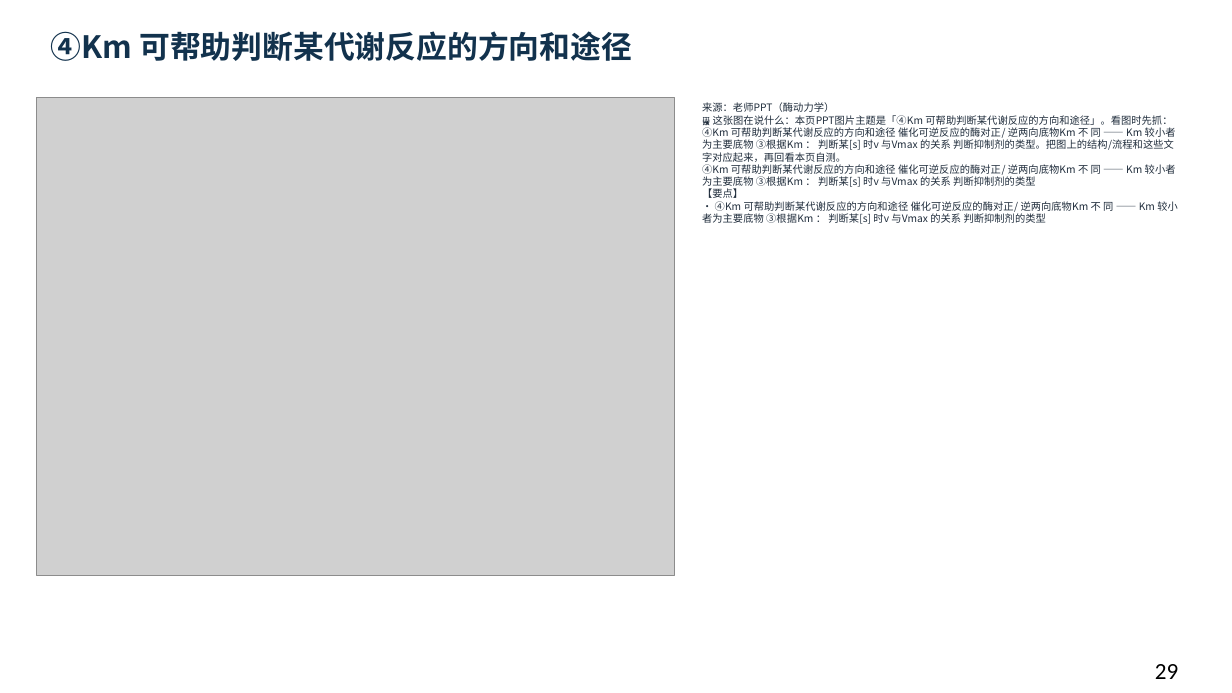
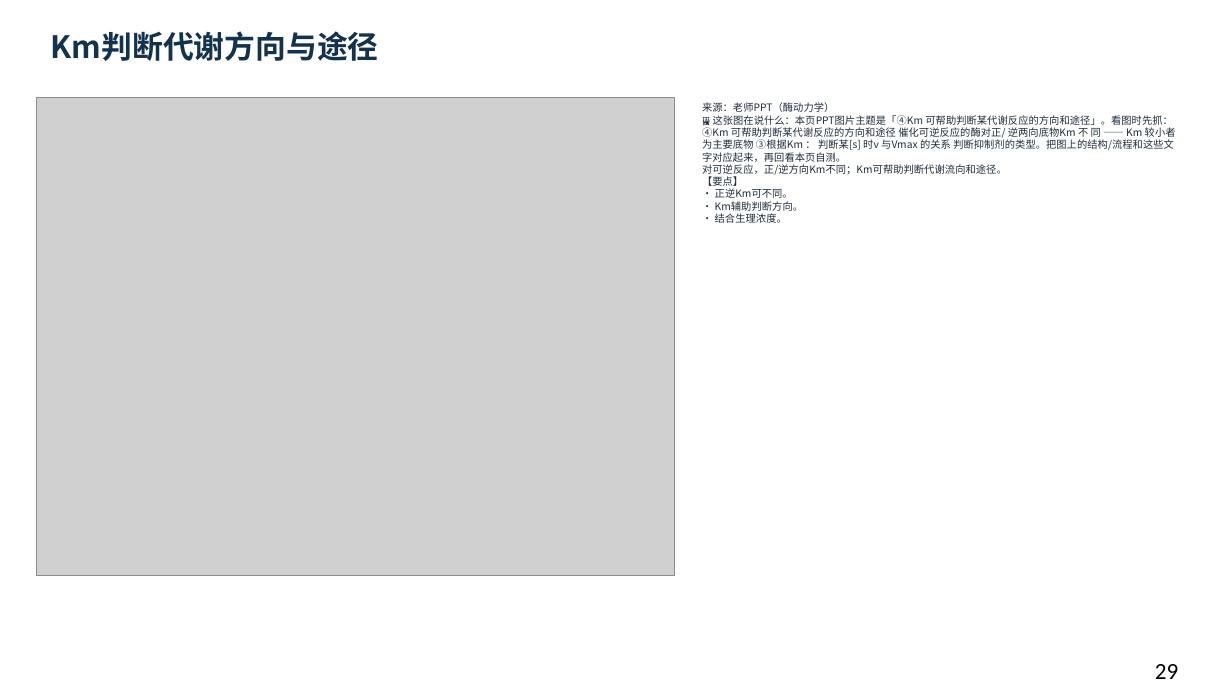
Before and after one commit to newkan-li/Biochemistry, a slide deck: slide 29 of downloads/bc07-ai-style.pptx. Drawn at 1232x693 pixels with LibreOffice and Linux fonts; fonts in the diff are those of the drawing; grey boxes stand for pictures. Boxes give left, top, right and bottom in pixels: in the first picture for what was removed or moved away, otherwise in the second. Text is boxed around its words. In the diff, an @@ line names an element or a change of style, - is before the commit and + after.

```diff
--- a/downloads/bc07-ai-style.pptx
+++ b/downloads/bc07-ai-style.pptx
@@ text at [51,31,379,61]: text changed @@
-④Km 可帮助判断某代谢反应的方向和途径
+Km判断代谢方向与途径
@@ text at [702,102,1176,223]: text changed @@
-来源：老师PPT（酶动力学）
-🖼 这张图在说什么：本页PPT图片主题是「④Km 可帮助判断某代谢反应的方向和途径」。看图时先抓：④Km 可帮助判断某代谢反应的方向和途径 催化可逆反应的酶对正/ 逆两向底物Km 不 同 —— Km 较小者为主要底物 ③根据Km ： 判断某[s] 时v 与Vmax 的关系 判断抑制剂的类型。把图上的结构/流程和这些文字对应起来，再回看本页自测。
-④Km 可帮助判断某代谢反应的方向和途径 催化可逆反应的酶对正/ 逆两向底物Km 不 同 —— Km 较小者为主要底物 ③根据Km ： 判断某[s] 时v 与Vmax 的关系 判断抑制剂的类型
-【要点】
-• ④Km 可帮助判断某代谢反应的方向和途径 催化可逆反应的酶对正/ 逆两向底物Km 不 同 —— Km 较小者为主要底物 ③根据Km ： 判断某[s] 时v 与Vmax 的关系 判断抑制剂的类型
+来源：老师PPT（酶动力学）
+🖼 这张图在说什么：本页PPT图片主题是「④Km 可帮助判断某代谢反应的方向和途径」。看图时先抓：④Km 可帮助判断某代谢反应的方向和途径 催化可逆反应的酶对正/ 逆两向底物Km 不 同 —— Km 较小者为主要底物 ③根据Km ： 判断某[s] 时v 与Vmax 的关系 判断抑制剂的类型。把图上的结构/流程和这些文字对应起来，再回看本页自测。
+对可逆反应，正/逆方向Km不同；Km可帮助判断代谢流向和途径。
+【要点】
+• 正逆Km可不同。
+• Km辅助判断方向。
+• 结合生理浓度。
```
Also in this commit, not shown: 21 other slides changed, 5 other files.
